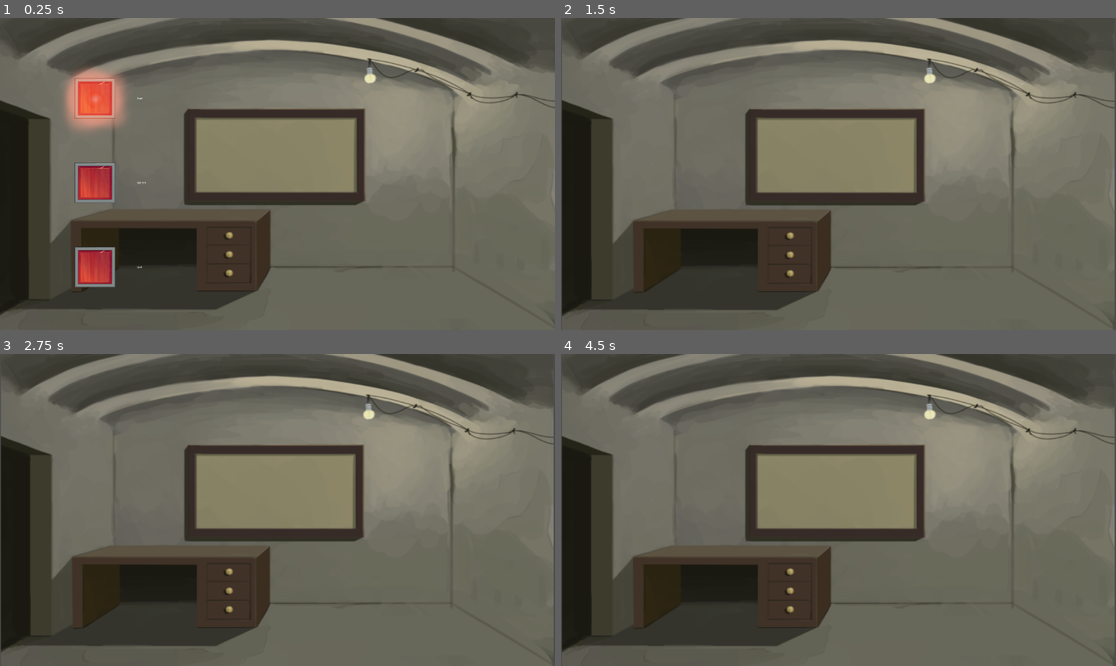
Above: before the commit, frames 1-4 (two rows, left to right).
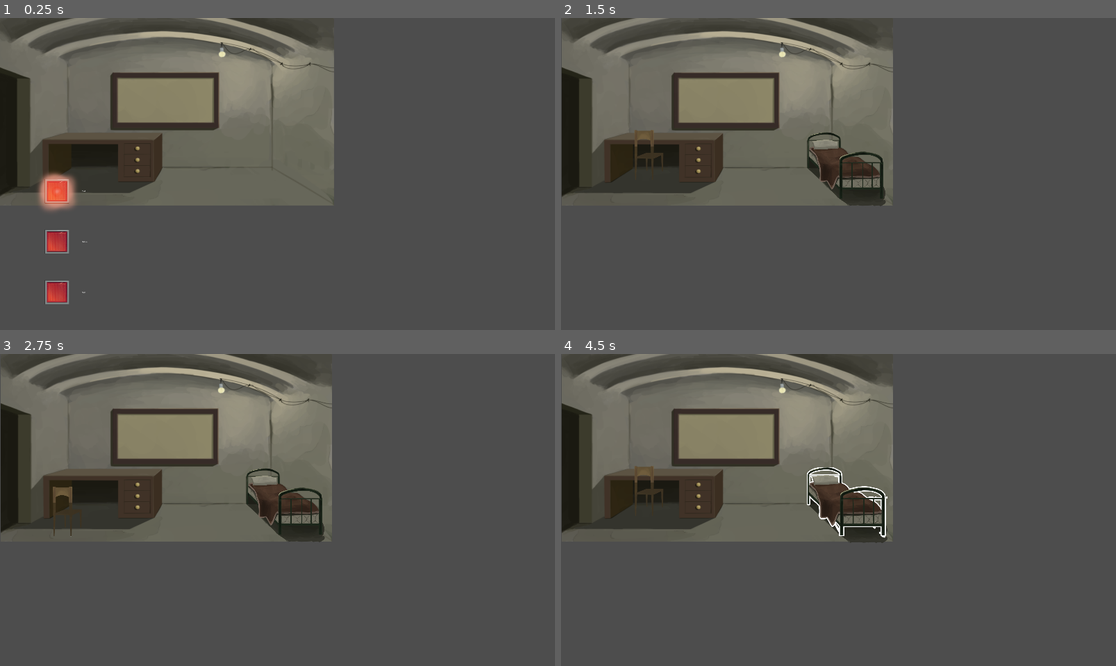
Above: after the commit, the same moments.

Repository: NiskashY/Incident
Game: Godot game, scene res://scenes/Menu/menu.tscn
Same seed, same stepped clock (60 frames per second), same inputs: the game is played once before the commit and once after it. The engine's default icon, where the game draws it, is replaced by a stand-in: a white triangle on a blue panel in a dark square.
Inputs (mouse positions are in pixels of both pictures, inside the frame that each line leads up to; where the layout moved, square brackets give the same spot in the first picture):
- Up to frame 1 (0.25 s): no input
- Up to frame 2 (1.5 s): click (616, 242) [655, 183] at 0.5 s; click (616, 189) [655, 99] at 1.25 s
- Up to frame 3 (2.75 s): click (88, 491) at 2.02 s
- Up to frame 4 (4.5 s): click (849, 503) at 2.77 s; click (627, 513) at 3.52 s; click (849, 503) at 4.27 s

The runs differ from the first frame. In frame 1, 76% of the frame differs, in the area x 0-100%, y 0-100%; in frame 2, 73%; in frame 3, 73%; in frame 4, 73%.

Commit message:
[ADD] basic objects in start room

Diff:
--- a/project.godot
+++ b/project.godot
@@ -17,7 +17,18 @@
 
 [display]
 
+window/size/viewport_width=1920
+window/size/viewport_height=1080
+window/size/mode=3
 mouse_cursor/custom_image="res://art/tap.png"
+
+[input]
+
+LMB={
+"deadzone": 0.5,
+"events": [Object(InputEventMouseButton,"resource_local_to_scene":false,"resource_name":"","device":-1,"window_id":0,"alt_pressed":false,"shift_pressed":false,"ctrl_pressed":false,"meta_pressed":false,"button_mask":1,"position":Vector2(279, 14),"global_position":Vector2(283, 57),"factor":1.0,"button_index":1,"canceled":false,"pressed":true,"double_click":false,"script":null)
+]
+}
 
 [rendering]
 
--- /dev/null
+++ b/scenes/Attributes/bed.tscn
@@ -0,0 +1,13 @@
+[gd_scene load_steps=3 format=3 uid="uid://r8jege1d34jn"]
+
+[ext_resource type="Texture2D" uid="uid://fsynf6em3v8u" path="res://art/bed.png" id="1_xwbr7"]
+[ext_resource type="Texture2D" uid="uid://cajuh8e5u7g1p" path="res://art/bed-outlining.png" id="2_01m6j"]
+
+[node name="Bed" type="TextureButton"]
+offset_left = 364.0
+offset_top = 169.0
+offset_right = 981.0
+offset_bottom = 749.0
+scale = Vector2(0.5, 0.5)
+texture_normal = ExtResource("1_xwbr7")
+texture_hover = ExtResource("2_01m6j")
--- /dev/null
+++ b/scenes/Attributes/chair.gd
@@ -0,0 +1,15 @@
+extends TextureButton
+
+var is_shifted: bool = false
+var angle: float = -PI / 4
+
+func move():
+	is_shifted = !is_shifted
+	var angle_to_shift = angle
+	if is_shifted:
+		angle_to_shift = angle + PI
+	position = position + Vector2(1, 0).rotated(angle_to_shift) * 100
+
+
+func _on_pressed():
+	move()
--- /dev/null
+++ b/scenes/Attributes/chair.tscn
@@ -0,0 +1,15 @@
+[gd_scene load_steps=3 format=3 uid="uid://cvj8iwng8uk5e"]
+
+[ext_resource type="Texture2D" uid="uid://cvcfvllrole84" path="res://art/chair.png" id="1_qbrfe"]
+[ext_resource type="Script" path="res://scenes/Attributes/chair.gd" id="2_e8gur"]
+
+[node name="Chair" type="TextureButton"]
+offset_left = 520.0
+offset_top = 222.0
+offset_right = 915.0
+offset_bottom = 802.0
+scale = Vector2(0.3, 0.3)
+texture_normal = ExtResource("1_qbrfe")
+script = ExtResource("2_e8gur")
+
+[connection signal="pressed" from="." to="." method="_on_pressed"]
--- /dev/null
+++ b/scenes/main_scene.gd
@@ -0,0 +1,17 @@
+extends Node2D
+
+var is_mouse_in_change_scene_area: bool = false
+
+
+# ------------SIGNALS---------------
+func _on_area_change_scene_mouse_entered():
+	is_mouse_in_change_scene_area = true
+
+
+func _on_area_change_scene_mouse_exited():
+	is_mouse_in_change_scene_area = false
+
+func _process(_delta):
+	if is_mouse_in_change_scene_area:
+		if Input.is_action_pressed("LMB"):
+			get_tree().quit()
--- a/scenes/main_scene.tscn
+++ b/scenes/main_scene.tscn
@@ -1,8 +1,16 @@
-[gd_scene load_steps=2 format=3 uid="uid://cv6ovqw6vjaff"]
+[gd_scene load_steps=6 format=3 uid="uid://cv6ovqw6vjaff"]
 
+[ext_resource type="Script" path="res://scenes/main_scene.gd" id="1_7if0o"]
 [ext_resource type="Texture2D" uid="uid://506axnpkyp41" path="res://art/main-room.png" id="1_wxxrf"]
+[ext_resource type="PackedScene" uid="uid://cvj8iwng8uk5e" path="res://scenes/Attributes/chair.tscn" id="2_xtefi"]
+[ext_resource type="PackedScene" uid="uid://r8jege1d34jn" path="res://scenes/Attributes/bed.tscn" id="4_cj0fa"]
+
+[sub_resource type="RectangleShape2D" id="RectangleShape2D_pu2xy"]
+size = Vector2(109, 422)
 
 [node name="MainRoom" type="Node2D"]
+script = ExtResource("1_7if0o")
+metadata/_edit_horizontal_guides_ = []
 
 [node name="TextureRect" type="TextureRect" parent="."]
 offset_left = 2.0
@@ -10,5 +18,24 @@
 offset_bottom = 650.0
 texture = ExtResource("1_wxxrf")
 
-[node name="TileMap" type="TileMap" parent="."]
-format = 2
+[node name="Chair" parent="." instance=ExtResource("2_xtefi")]
+offset_left = 243.0
+offset_top = 388.0
+offset_right = 638.0
+offset_bottom = 968.0
+
+[node name="Bed" parent="." instance=ExtResource("4_cj0fa")]
+offset_left = 851.0
+offset_top = 393.0
+offset_right = 1466.0
+offset_bottom = 973.0
+scale = Vector2(0.45, 0.45)
+
+[node name="AreaChangeScene" type="Area2D" parent="."]
+
+[node name="CollisionShape2D" type="CollisionShape2D" parent="AreaChangeScene"]
+position = Vector2(51.5, 407)
+shape = SubResource("RectangleShape2D_pu2xy")
+
+[connection signal="mouse_entered" from="AreaChangeScene" to="." method="_on_area_change_scene_mouse_entered"]
+[connection signal="mouse_exited" from="AreaChangeScene" to="." method="_on_area_change_scene_mouse_exited"]
Binary file added: art/bed-outlining.png
Not shown, added: art/bed-outlining.png.import
Binary file changed: art/tap.png
